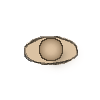
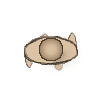
The second 100 × 100 image is a revision of the first. Changes to its layers:
added layer "left_hand2_half" above "left_hand2" over <box>24,52,33,68</box>
added layer "leg_left_half" above "leg_left" over <box>41,33,63,71</box>
added layer "hand_right_half" above "hand_right" over <box>68,32,77,47</box>
